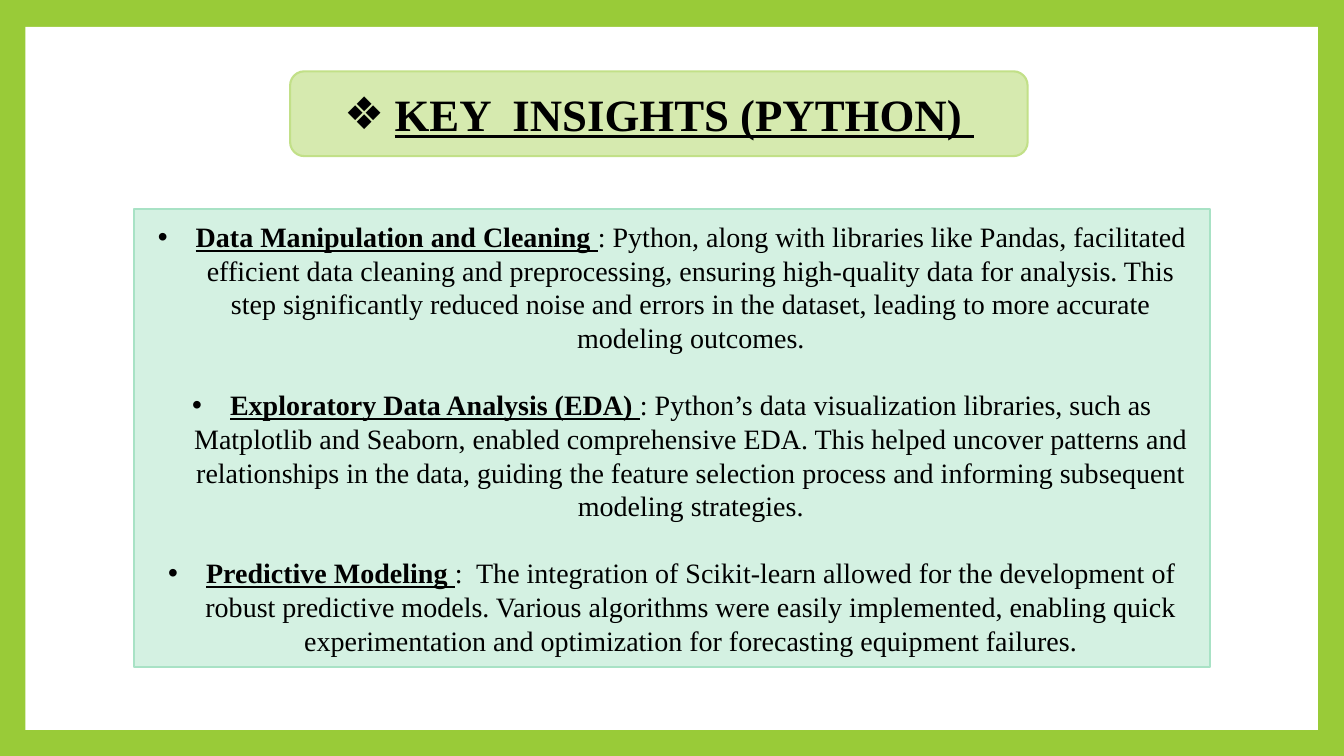
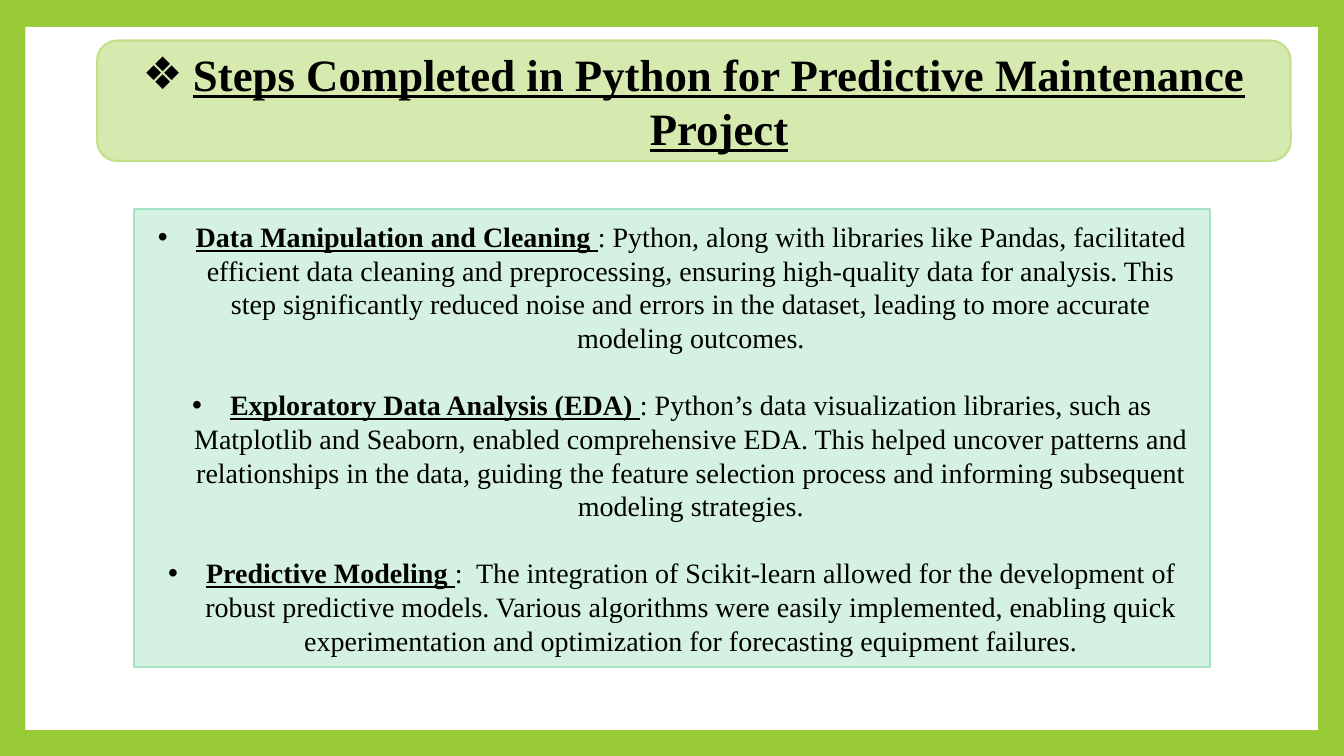
Before and after one commit to khushichhabra26/Project-1-verve-bridge, a slide deck: slide 7 of Project.pptx. Drawn at 1344x756 pixels with LibreOffice and Linux fonts; fonts in the diff are those of the drawing. Boxes give left, top, right and bottom in pixels: in the first picture for what was removed or moved away, otherwise in the second. Text is boxed around its words. In the diff, an @@ line names an element or a change of style, - is before the commit and + after.

```diff
--- a/Project.pptx
+++ b/Project.pptx
@@ rounded rectangle "Steps Completed in Python for ...": place and size @@
-rounded rectangle "Steps Completed in Python for ..." at <box>290,72,1028,156</box>
+rounded rectangle "Steps Completed in Python for ..." at <box>97,40,1291,161</box>
@@ text in rounded rectangle at <box>193,59,1244,155</box>: text changed @@
-❖ KEY INSIGHTS (PYTHON)
+❖ Steps Completed in Python for Predictive Maintenance Project
```
Also in this commit, not shown: 1 other slide changed.
